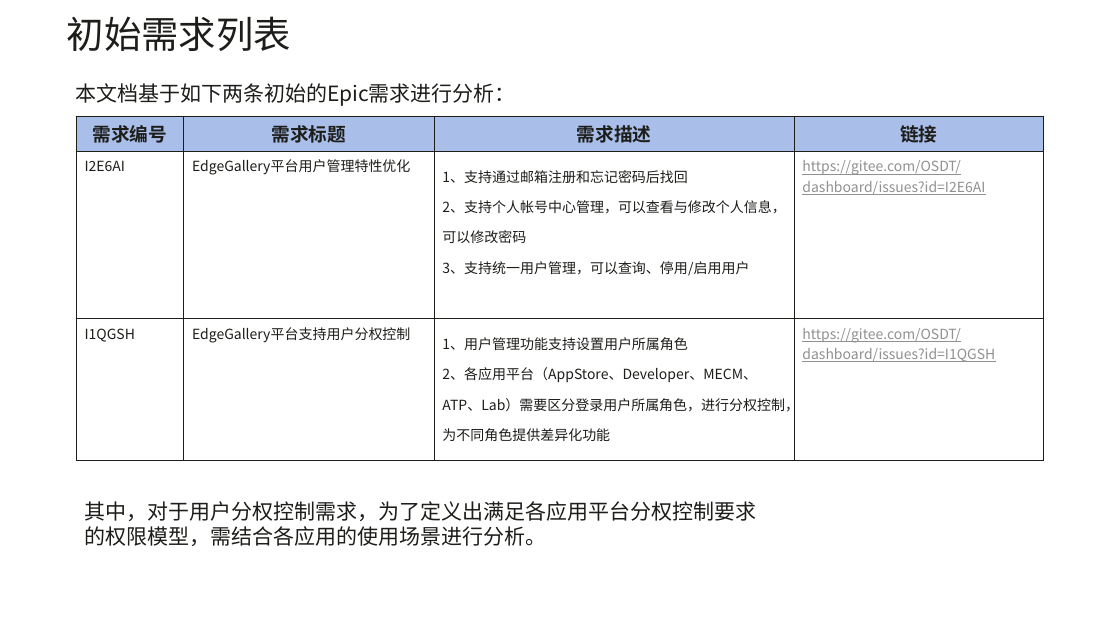
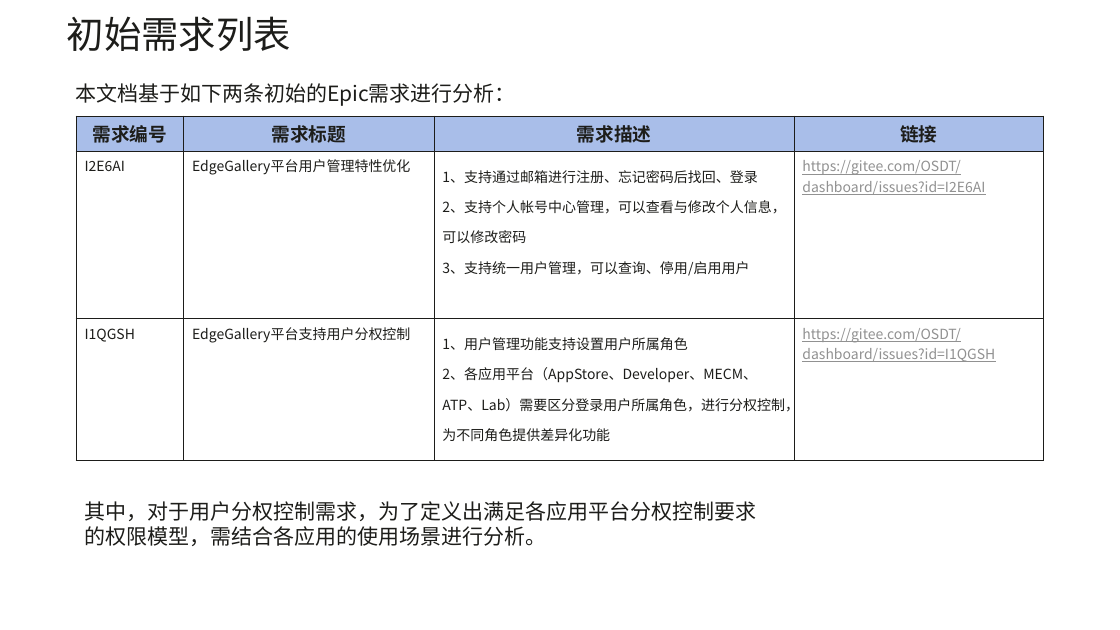
Before and after one commit to EdgeGallery/community, a slide deck: slide 3 of Architecture WG/Requirements/v1.1/Edge Gallery1.1 用户管理特性优化与分权控制方案分析.pptx. Drawn at 1120x630 pixels with LibreOffice and Linux fonts; fonts in the diff are those of the drawing; background and template pictures are left out. Boxes give left, top, right and bottom in pixels: in the first picture for what was removed or moved away, otherwise in the second. Text is boxed around its words. In the diff, an @@ line names an element or a change of style, - is before the commit and + after.

Commit message:
更新用户管理特性优化与分权控制方案分析文档

```diff
--- a/Architecture WG/Requirements/v1.1/Edge Gallery1.1 用户管理特性优化与分权控制方案分析.pptx
+++ b/Architecture WG/Requirements/v1.1/Edge Gallery1.1 用户管理特性优化与分权控制方案分析.pptx
@@ table at [76, 116, 1044, 455] @@
-row 2, column 3: 1、支持通过邮箱注册和忘记密码后找回 2、支持个人帐号中心管理，可以查看与修改个人信息，可以修改密码 3、支持统一用户管理，可以查询、停用/启用用户
+row 2, column 3: 1、支持通过邮箱进行注册、忘记密码后找回、登录 2、支持个人帐号中心管理，可以查看与修改个人信息，可以修改密码 3、支持统一用户管理，可以查询、停用/启用用户
```
Also in this commit, not shown: 4 other slides changed.
